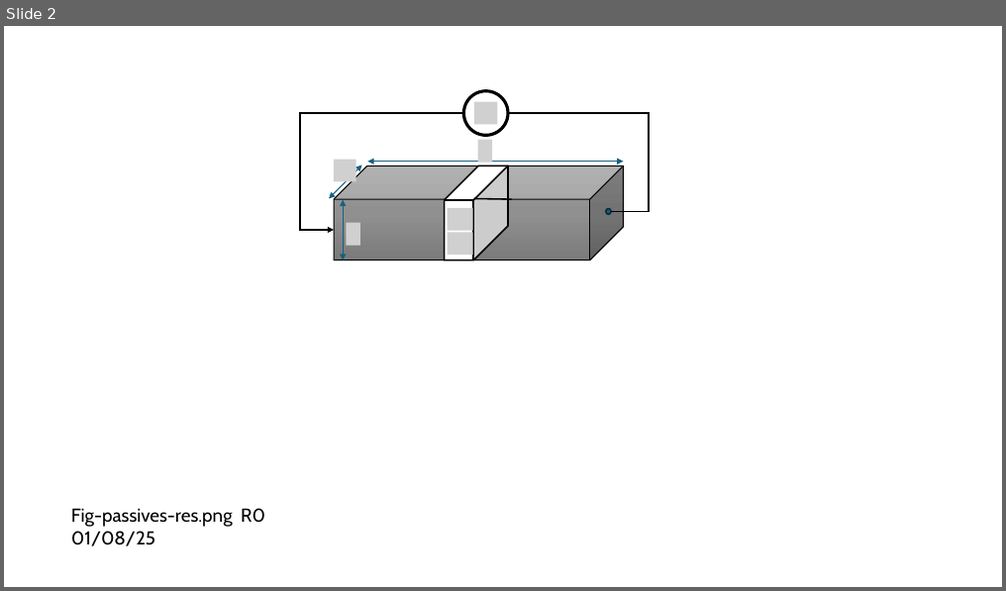
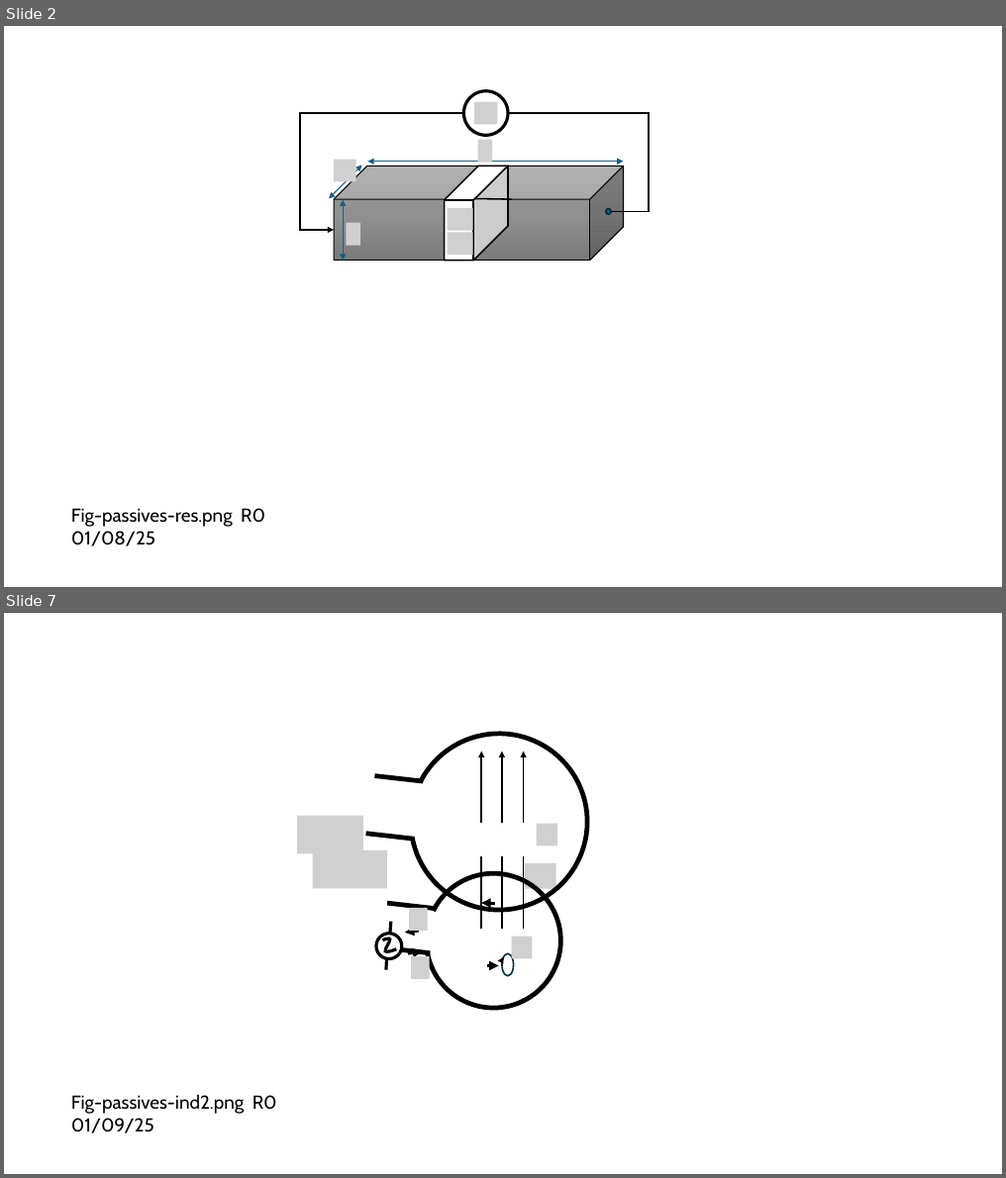
Before and after one commit to mixignal-press/ebook-ice1, a slide deck: figures/fig.pptx. Shown one above the other, each under a label of ours: slide 2 before the commit, slides 2 and 7 after it; the slides between them are not shown. The pictures are 1006x591 and 1006x1178 pixels, drawn with LibreOffice and Linux fonts; fonts in the diff are those of the drawing; grey boxes stand for pictures. Boxes give left, top, right and bottom in pixels: in the first picture for what was removed or moved away, otherwise in the second. Text is boxed around its words. In the diff, an @@ line names an element or a change of style, - is before the commit and + after.

```diff
--- a/figures/fig.pptx
+++ b/figures/fig.pptx
@@ slide 7 added at [4, 613, 1002, 1174], background #FFFFFF @@
@@ group added at [297, 720, 586, 1011]: 9 lines, 8 arrows, 7 pictures, 2 ellipses, 2 arc (boxed as its full ellipse)s, 1 freeform shape @@
@@ text added at [71, 1095, 277, 1134], 18 pt, text #000000 @@
+Fig-passives-ind2.png R0 01/09/25
```
Also in this commit, not shown: 1 slide changed, 3 other slides added, 4 other files.
